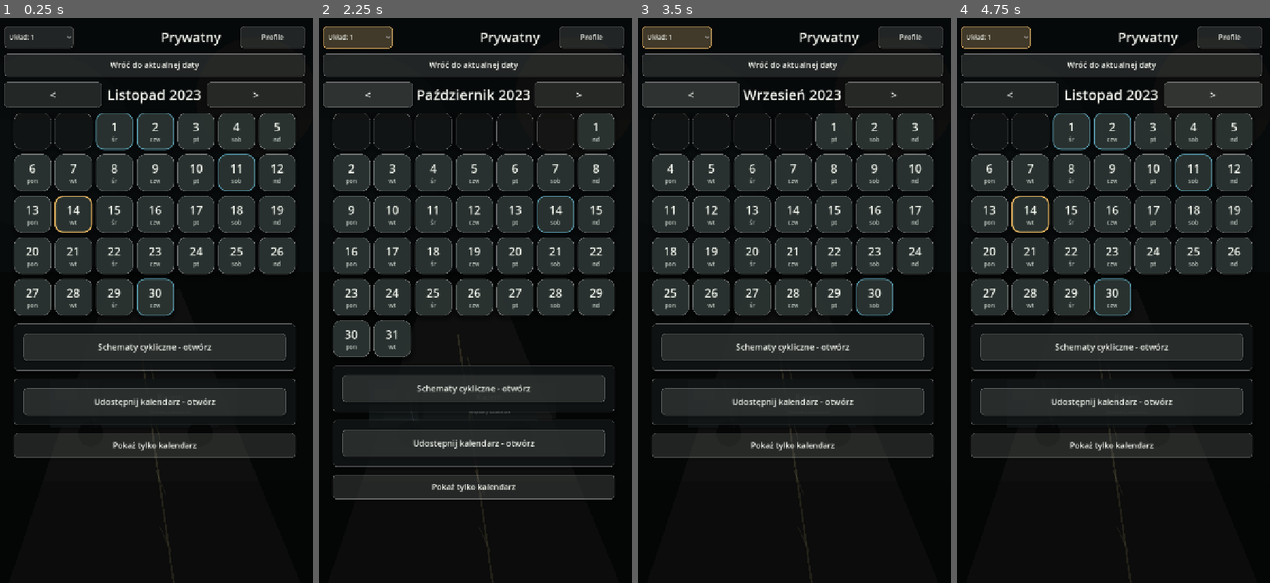
Above: before the commit, frames 1-4 (left to right).
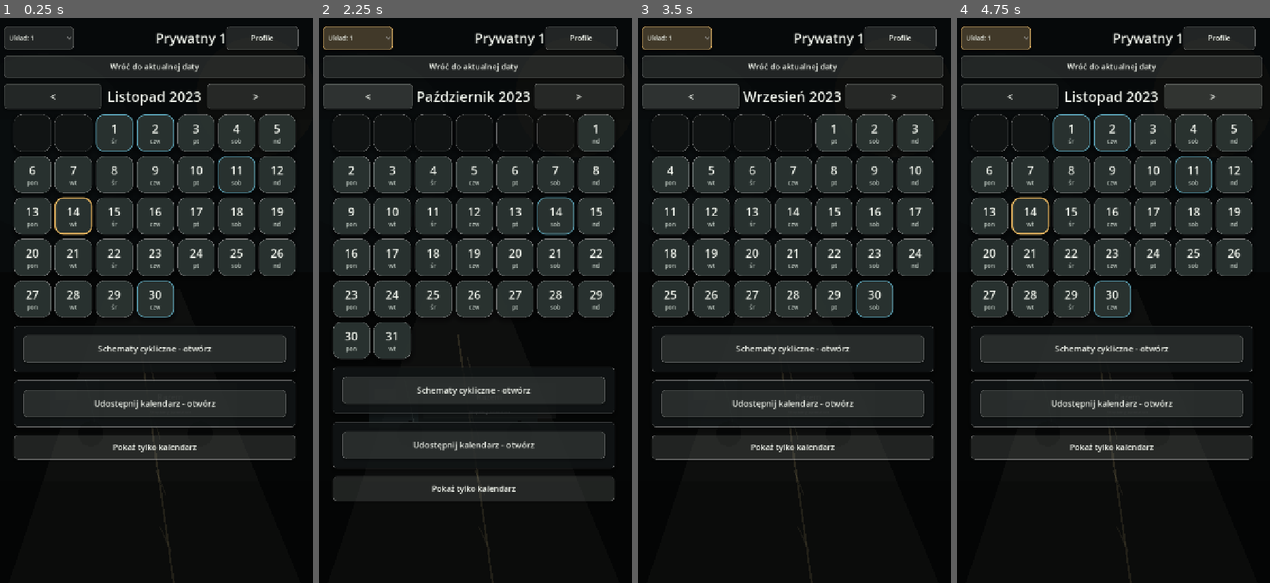
Above: after the commit, the same moments.

Repository: ElKlient/IDOL-Genesis
Game: Godot game, scene res://scenes/main.tscn
The game is run twice, just before and just after one commit, with the same random seed, the same clock (stepped at 60 frames per second) and the same inputs.
Inputs:
- Up to frame 1 (0.25 s): no input
- Up to frame 2 (2.25 s): click "Układ: 1" at 0.5 s; click "Wróć do aktualnej daty" at 1.25 s; click "<" at 2 s
- Up to frame 3 (3.5 s): click "<" at 2.75 s
- Up to frame 4 (4.75 s): click ">" at 3.5 s; click ">" at 4.25 s

The runs differ from the first frame. In frame 1, 11% of the frame differs, in the area x 1-98%, y 1-79%; in frame 2, 10%; in frame 3, 11%; in frame 4, 11%.

Commit message:
Improve shared calendar profiles

Diff:
--- a/apps/wspolny-kalendarz/scripts/main.gd
+++ b/apps/wspolny-kalendarz/scripts/main.gd
@@ -22,10 +22,12 @@
 const TILE_COLUMNS := 7
 const SCROLLBAR_TOUCH_WIDTH := 28
 const PROFILE_BUTTON_TOP := 18
-const PROFILE_BUTTON_WIDTH := 148
-const PROFILE_BUTTON_HEIGHT := 50
+const PROFILE_BUTTON_WIDTH := 164
+const PROFILE_BUTTON_HEIGHT := 54
 const PROFILE_PANEL_WIDTH := 282
 const PROFILE_PANEL_HEIGHT := 410
+const PROFILE_PANEL_LEFT_MARGIN := 18.0
+const PROFILE_PANEL_RIGHT_MARGIN := 34.0
 const SYSTEM_REPEAT_YEARS_AHEAD := 5
 const DEFAULT_EVENT_COLOR_INDEX := 2
 const MAX_EVENT_DOTS_ON_TILE := 5
@@ -105,6 +107,8 @@
 var nav_box: HBoxContainer
 var calendar_option: OptionButton
 var calendar_status_label: Label
+var calendar_delete_dialog: AcceptDialog
+var calendar_delete_label: Label
 var share_code_label: Label
 var join_code_input: LineEdit
 var share_status_label: Label
@@ -157,6 +161,7 @@
 var system_day_steps: Array[Dictionary] = []
 var system_days_start_key_value := ""
 var system_days_recording_active := false
+var pending_calendar_delete_id := ""
 var pending_system_scheme_delete_id := ""
 var system_scheme_event_ids_by_day: Dictionary = {}
 var holiday_cache_by_year: Dictionary = {}
@@ -301,6 +306,7 @@
 	_build_day_dialog()
 	_build_system_scheme_name_dialog()
 	_build_system_scheme_delete_dialog()
+	_build_calendar_delete_dialog()
 	_sync_content_width()
 
 
@@ -310,10 +316,6 @@
 	profile_overlay.anchor_right = 1.0
 	profile_overlay.anchor_top = 0.0
 	profile_overlay.anchor_bottom = 0.0
-	profile_overlay.offset_left = -PROFILE_PANEL_WIDTH - 18.0
-	profile_overlay.offset_right = -18.0
-	profile_overlay.offset_top = PROFILE_BUTTON_TOP
-	profile_overlay.offset_bottom = PROFILE_BUTTON_TOP + PROFILE_BUTTON_HEIGHT + PROFILE_PANEL_HEIGHT
 	profile_overlay.mouse_filter = Control.MOUSE_FILTER_IGNORE
 	profile_overlay.z_index = 30
 	profile_overlay.add_theme_constant_override("separation", 7)
@@ -329,7 +331,25 @@
 
 	profile_panel = _build_profile_panel()
 	profile_overlay.add_child(profile_panel)
+	_sync_profile_overlay_bounds()
+	resized.connect(_sync_profile_overlay_bounds)
 	_set_profile_panel_visible(false)
+
+
+func _sync_profile_overlay_bounds() -> void:
+	if profile_overlay == null:
+		return
+
+	var viewport_width := get_viewport_rect().size.x
+	var available_width: float = maxf(240.0, viewport_width - PROFILE_PANEL_LEFT_MARGIN - PROFILE_PANEL_RIGHT_MARGIN)
+	var panel_width: float = minf(float(PROFILE_PANEL_WIDTH), available_width)
+
+	profile_overlay.offset_left = -panel_width - PROFILE_PANEL_RIGHT_MARGIN
+	profile_overlay.offset_right = -PROFILE_PANEL_RIGHT_MARGIN
+	profile_overlay.offset_top = PROFILE_BUTTON_TOP
+	profile_overlay.offset_bottom = PROFILE_BUTTON_TOP + PROFILE_BUTTON_HEIGHT + PROFILE_PANEL_HEIGHT
+	if profile_panel != null:
+		profile_panel.custom_minimum_size.x = panel_width
 
 
 func _build_profile_panel() -> PanelContainer:
@@ -364,9 +384,9 @@
 	box.add_child(rename_button)
 
 	var delete_button := Button.new()
-	delete_button.text = "Usuń kalendarz"
+	delete_button.text = "Usuń wybrany profil"
 	_prepare_control(delete_button, 16, 46)
-	_connect_tap(delete_button, Callable(self, "_delete_selected_calendar"))
+	_connect_tap(delete_button, Callable(self, "_confirm_delete_selected_calendar"))
 	box.add_child(delete_button)
 
 	calendar_status_label = _make_label("", 14, COLOR_TEXT_MUTED)
@@ -534,6 +554,37 @@
 	cancel_button.text = "Anuluj"
 	_prepare_control(cancel_button, 18, 54)
 	_connect_tap(cancel_button, Callable(self, "_close_system_scheme_delete_dialog"))
+	box.add_child(cancel_button)
+
+
+func _build_calendar_delete_dialog() -> void:
+	calendar_delete_dialog = AcceptDialog.new()
+	calendar_delete_dialog.title = ""
+	calendar_delete_dialog.borderless = true
+	calendar_delete_dialog.min_size = Vector2i(560, 310)
+	add_child(calendar_delete_dialog)
+	calendar_delete_dialog.get_ok_button().visible = false
+
+	var box := VBoxContainer.new()
+	box.add_theme_constant_override("separation", 12)
+	calendar_delete_dialog.add_child(box)
+
+	_add_dialog_header(box, "Usuń profil", Callable(self, "_close_calendar_delete_dialog"))
+
+	calendar_delete_label = _make_label("", 18, COLOR_TEXT)
+	calendar_delete_label.autowrap_mode = TextServer.AUTOWRAP_WORD_SMART
+	box.add_child(calendar_delete_label)
+
+	var delete_button := Button.new()
+	delete_button.text = "Tak, usuń profil"
+	_prepare_control(delete_button, 18, 56)
+	_connect_tap(delete_button, Callable(self, "_delete_selected_calendar_confirmed"))
+	box.add_child(delete_button)
+
+	var cancel_button := Button.new()
+	cancel_button.text = "Anuluj"
+	_prepare_control(cancel_button, 18, 54)
+	_connect_tap(cancel_button, Callable(self, "_close_calendar_delete_dialog"))
 	box.add_child(cancel_button)
 
 
@@ -1233,6 +1284,12 @@
 func _close_system_scheme_delete_dialog() -> void:
 	if system_scheme_delete_dialog != null:
 		system_scheme_delete_dialog.hide()
+
+
+func _close_calendar_delete_dialog() -> void:
+	pending_calendar_delete_id = ""
+	if calendar_delete_dialog != null:
+		calendar_delete_dialog.hide()
 
 
 func _open_single_month_from_overview(year: int, month: int) -> void:
@@ -1992,7 +2049,9 @@
 	var calendar := _selected_calendar()
 	var share_code := String(calendar.get("share_code", ""))
 	var kind_label := "grupowy" if String(calendar.get("kind", "private")) == "group" else "prywatny"
-	if share_code == "":
+	if kind_label == "prywatny":
+		calendar_status_label.text = "Wybrany: prywatny. Ten profil nie jest udostępniany."
+	elif share_code == "":
 		calendar_status_label.text = "Wybrany: %s. Kod udostępniania nie jest jeszcze wygenerowany." % kind_label
 	else:
 		calendar_status_label.text = "Wybrany: %s. Kod: %s" % [kind_label, share_code]
@@ -2034,8 +2093,7 @@
 
 
 func _create_calendar(kind: String) -> void:
-	var base_name := "Grupowy" if kind == "group" else "Prywatny"
-	calendars.append(_make_calendar("%s %d" % [base_name, calendars.size() + 1], kind))
+	calendars.append(_make_calendar(_next_calendar_name(kind), kind))
 	selected_calendar_index = calendars.size() - 1
 	_save_settings_to_disk()
 	_refresh_all()
@@ -2050,12 +2108,54 @@
 	_refresh_all()
 
 
-func _delete_selected_calendar() -> void:
+func _confirm_delete_selected_calendar() -> void:
 	if calendars.size() <= 1:
-		return
-
-	calendars.remove_at(selected_calendar_index)
-	selected_calendar_index = clampi(selected_calendar_index, 0, calendars.size() - 1)
+		if calendar_status_label != null:
+			calendar_status_label.text = "Nie można usunąć ostatniego profilu."
+		return
+
+	var calendar := _selected_calendar()
+	var calendar_name := String(calendar.get("name", "Kalendarz"))
+	var kind_label := "grupowy" if String(calendar.get("kind", "private")) == "group" else "prywatny"
+	pending_calendar_delete_id = String(calendar.get("id", ""))
+	if calendar_delete_label != null:
+		calendar_delete_label.text = "Na pewno usunąć profil \"%s\" (%s)?\nZnikną jego dni, wydarzenia, notatki i schematy." % [
+			calendar_name,
+			kind_label,
+		]
+	if calendar_delete_dialog != null:
+		calendar_delete_dialog.popup_centered(Vector2i(560, 310))
+
+
+func _delete_selected_calendar_confirmed() -> void:
+	if pending_calendar_delete_id == "":
+		_close_calendar_delete_dialog()
+		return
+
+	_delete_calendar_by_id(pending_calendar_delete_id)
+	pending_calendar_delete_id = ""
+	_close_calendar_delete_dialog()
+
+
+func _delete_calendar_by_id(calendar_id: String) -> void:
+	if calendars.size() <= 1:
+		return
+
+	var was_deleted := false
+	for index in range(calendars.size()):
+		if not (calendars[index] is Dictionary):
+			continue
+		var calendar: Dictionary = calendars[index] as Dictionary
+		if String(calendar.get("id", "")) != calendar_id:
+			continue
+		calendars.remove_at(index)
+		selected_calendar_index = clampi(index, 0, calendars.size() - 1)
+		was_deleted = true
+		break
+
+	if not was_deleted:
+		return
+
 	_save_settings_to_disk()
 	_refresh_all()
 
@@ -2146,7 +2246,24 @@
 
 func _ensure_calendar_exists() -> void:
 	if calendars.is_empty():
-		calendars.append(_make_calendar("Prywatny", "private"))
+		calendars.append(_make_calendar("Prywatny 1", "private"))
+		calendars.append(_make_calendar("Grupowy 1", "group"))
+
+
+func _next_calendar_name(kind: String) -> String:
+	var base_name := "Grupowy" if kind == "group" else "Prywatny"
+	var used_names := {}
+	for calendar in calendars:
+		if not (calendar is Dictionary):
+			continue
+		var calendar_name := String(calendar.get("name", "")).strip_edges()
+		if calendar_name != "":
+			used_names[calendar_name] = true
+
+	var number := 1
+	while used_names.has("%s %d" % [base_name, number]):
+		number += 1
+	return "%s %d" % [base_name, number]
 
 
 func _make_calendar(name: String, kind: String) -> Dictionary:
